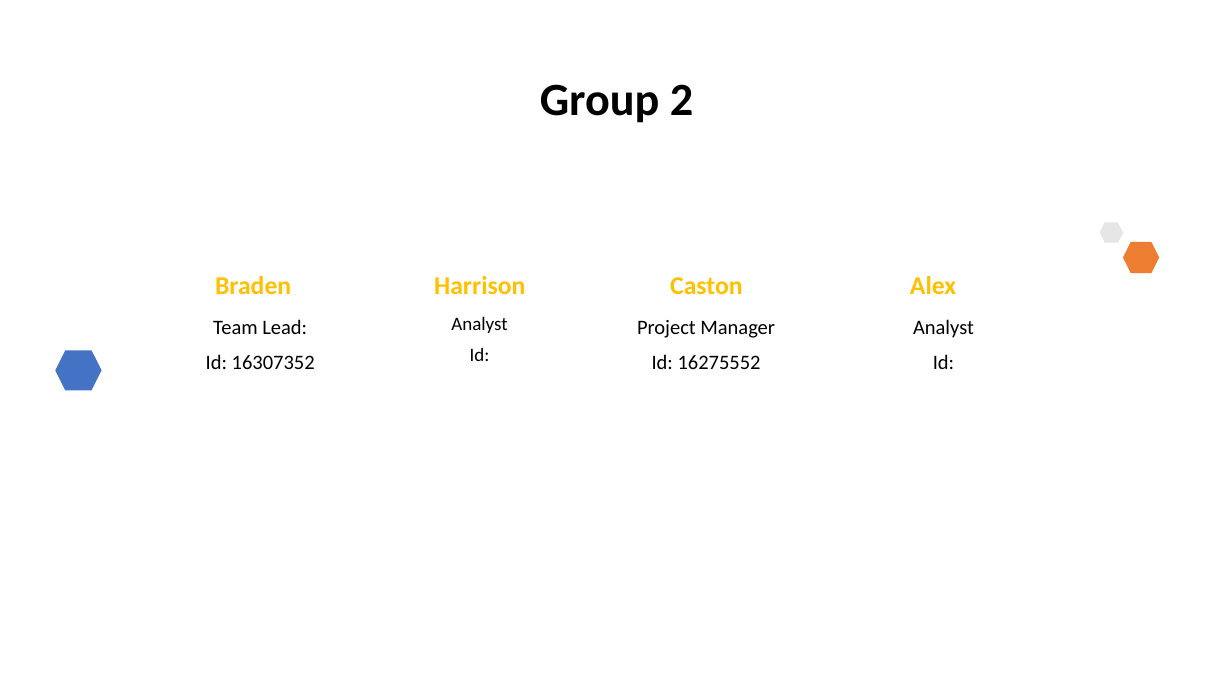
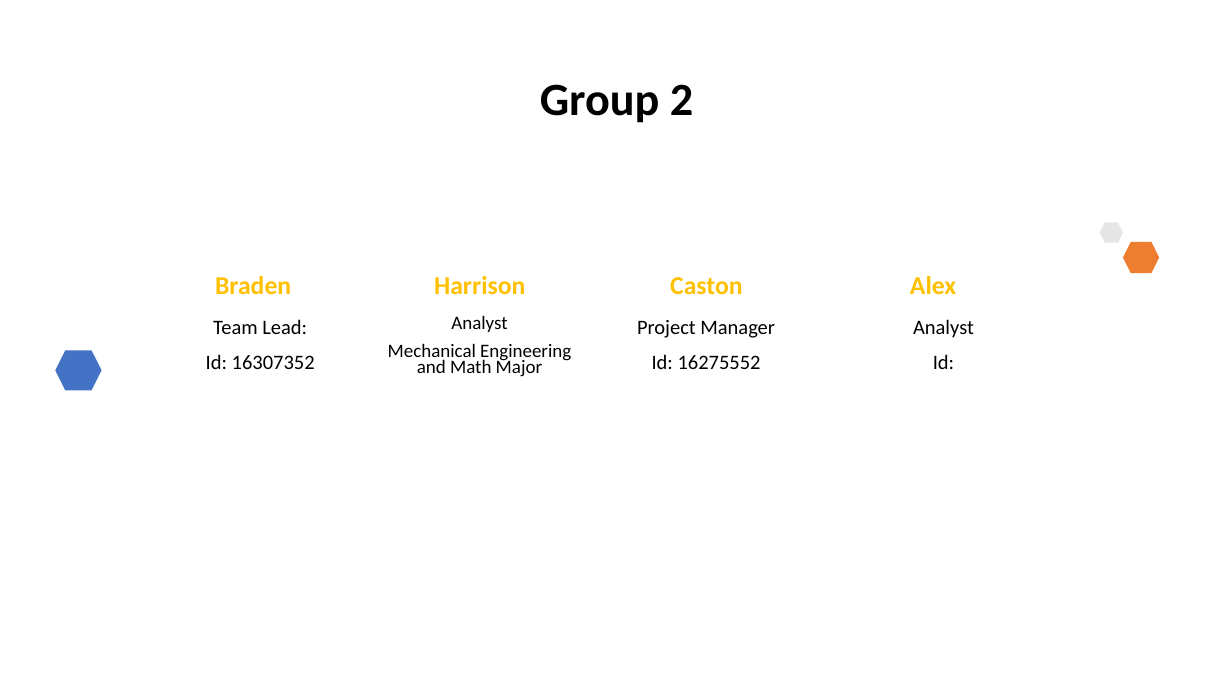
Before and after one commit to HarrTerr/GP1, a slide deck: slide 3 of Project_1.pptx. Drawn at 1232x693 pixels with LibreOffice and Linux fonts; fonts in the diff are those of the drawing. Boxes give left, top, right and bottom in pixels: in the first picture for what was removed or moved away, otherwise in the second. Text is boxed around its words. In the diff, an @@ line names an element or a change of style, - is before the commit and + after.

```diff
--- a/Project_1.pptx
+++ b/Project_1.pptx
@@ text at bbox=[388, 343, 571, 377]: text changed @@
-Id:
+Mechanical Engineering and Math Major
```
Also in this commit, not shown: 4 other slides changed.
